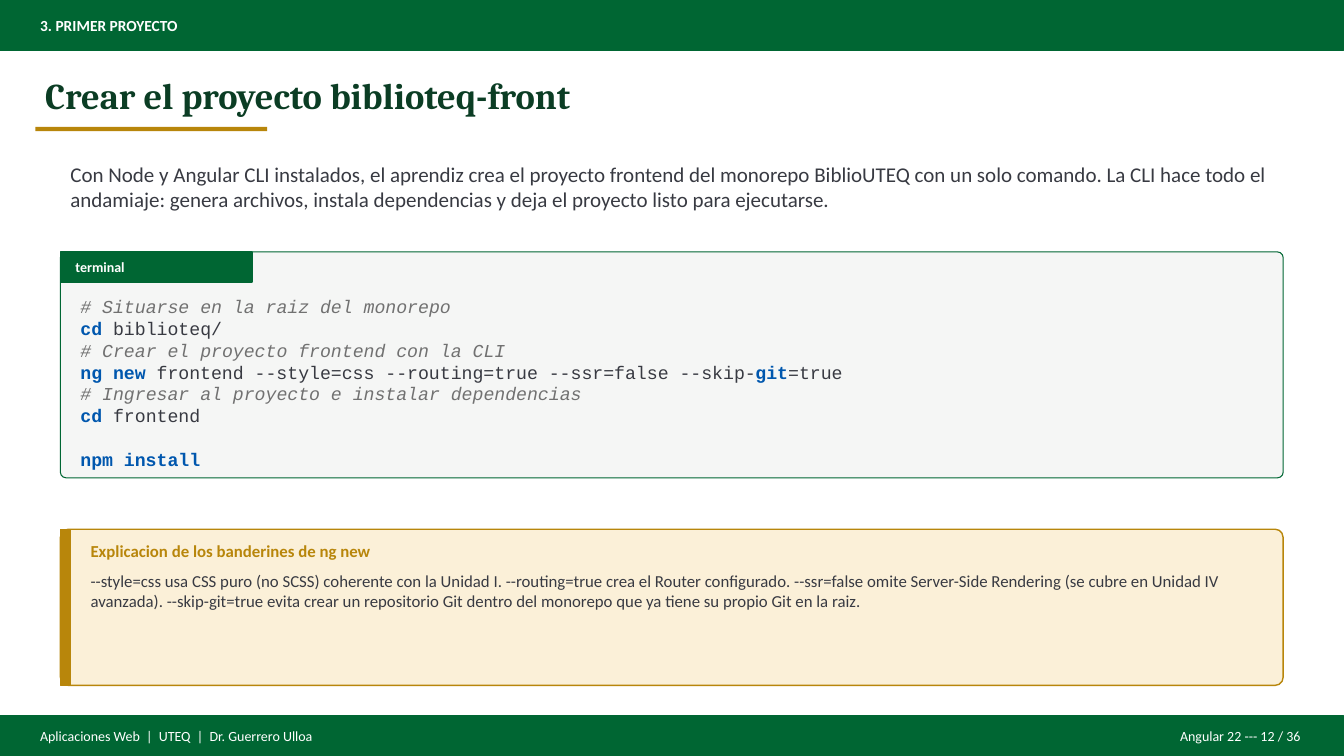
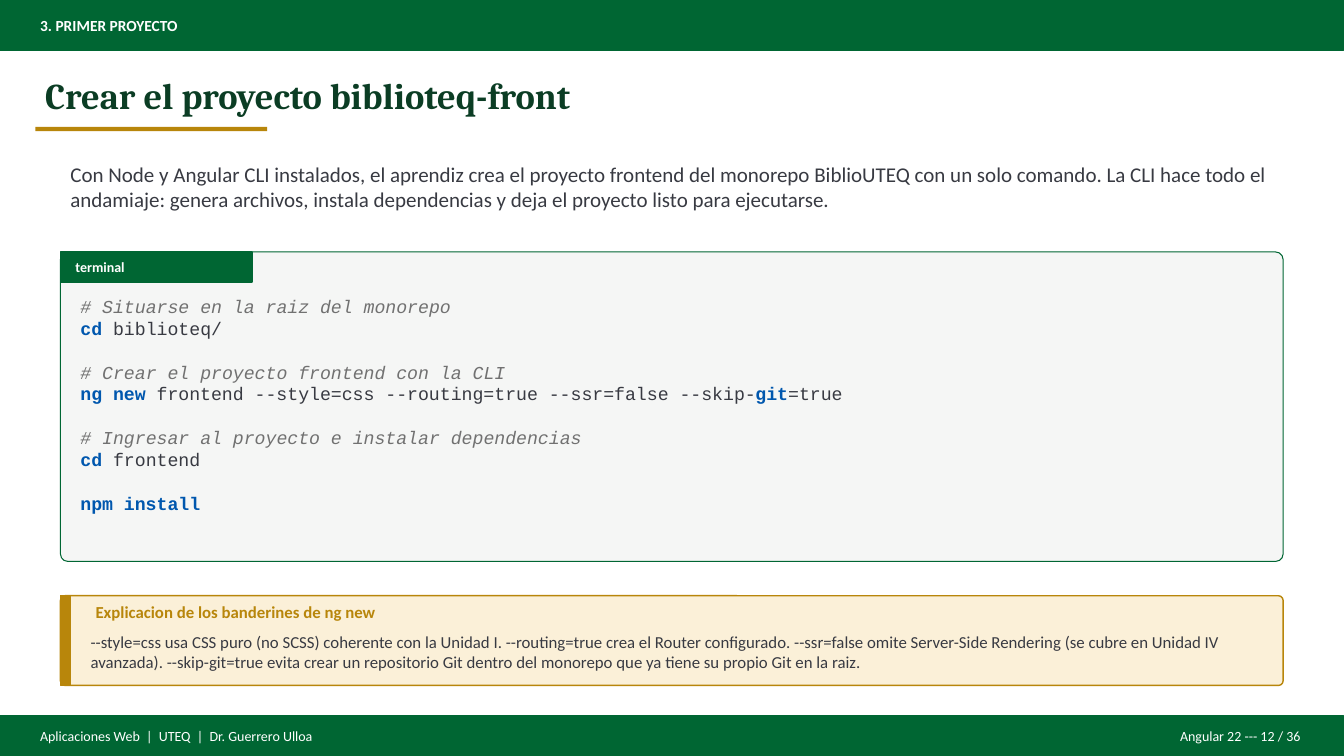
Before and after one commit to gleiston-guerrero/Asignaturas, a slide deck: slide 12 of AplicacionesWeb/Material de clases/Presentaciones/Deck_Angular22_REST.pptx. Drawn at 1344x756 pixels with LibreOffice and Linux fonts; fonts in the diff are those of the drawing. Boxes give left, top, right and bottom in pixels: in the first picture for what was removed or moved away, otherwise in the second. Text is boxed around its words. In the diff, an @@ line names an element or a change of style, - is before the commit and + after.

```diff
--- a/AplicacionesWeb/Material de clases/Presentaciones/Deck_Angular22_REST.pptx
+++ b/AplicacionesWeb/Material de clases/Presentaciones/Deck_Angular22_REST.pptx
@@ rounded rectangle: place and size @@
-rounded rectangle at [60, 252, 1284, 478]
+rounded rectangle at [60, 252, 1284, 562]
@@ text at [80, 300, 843, 466]: text changed @@
-# Situarse en la raiz del monorepo
-cd biblioteq/
-# Crear el proyecto frontend con la CLI
-ng new frontend --style=css --routing=true --ssr=false --skip-git=true
-# Ingresar al proyecto e instalar dependencias
-cd frontend
+# Situarse en la raiz del monorepo
+cd biblioteq/
+# Crear el proyecto frontend con la CLI
+ng new frontend --style=css --routing=true --ssr=false --skip-git=true
+# Ingresar al proyecto e instalar dependencias
+cd frontend
@@ rounded rectangle: place and size @@
-rounded rectangle at [60, 529, 1284, 686]
+rounded rectangle at [60, 596, 1284, 686]
@@ rectangle: place and size @@
-rectangle at [60, 529, 71, 686]
+rectangle at [60, 596, 71, 686]
@@ text "Explicacion de los banderines de ...": place and size @@
-text "Explicacion de los banderines de ..." at [91, 545, 370, 560]
+text "Explicacion de los banderines de ..." at [96, 606, 375, 621]
@@ text "--style=css usa CSS puro (no ...": place and size @@
-text "--style=css usa CSS puro (no ..." at [91, 575, 1219, 610]
+text "--style=css usa CSS puro (no ..." at [91, 636, 1219, 671]
```
Also in this commit, not shown: 20 other slides changed, 11 other files.
